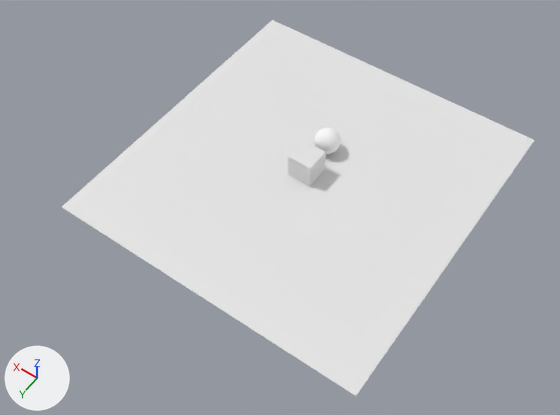
A saved change to the Blender file apps/tools/blender/X3BaseMat.blend.
One viewpoint serves both versions: a 50 mm camera at (-20.6, 32.2, 43.5) aimed at (0.1, 3.2, -2.1). Arrows for +X, +Y and +Z are at lower left; the lights stay in place. The picture after the commit comes second.

The older version as bpy lines, for what is in view:
```python
ob_cube = bpy.data.objects.new('Cube', me_cube)
ob_cube.location = (0.0, 0.0, 0.0)
ob_plane = bpy.data.objects.new('Plane', me_plane)
ob_plane.location = (0.0, 0.0, -1.04)
ob_plane.scale = (12.6, 13.1, 1.59)
ob_sphere = bpy.data.objects.new('Sphere', me_sphere)
ob_sphere.location = (0.0, -2.79, 0.0)
ob_sphere.rotation_euler = (-0.462, -0.0653, 0.76)  # degrees (-26, -3.7, 44)
```
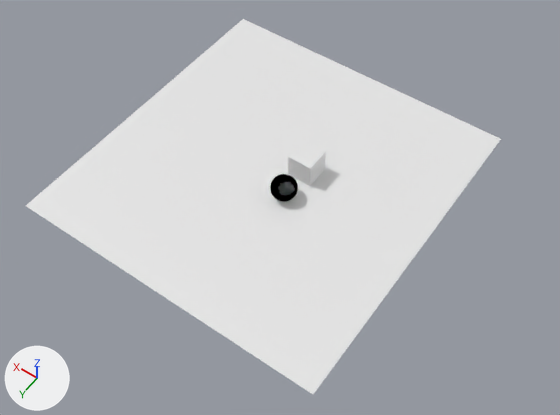
Location of each change, [x1, y1, x2, y2] in pixels of the pictures (560 x 415 px):
'Plane', moved
    before: [62, 20, 534, 396]
    after: [26, 19, 501, 394]
'Sphere', recoloured, surface changed
    both: [270, 128, 340, 202]

Diff of the bpy script that builds the scene:
```diff
--- a/apps/tools/blender/X3BaseMat.blend.py
+++ b/apps/tools/blender/X3BaseMat.blend.py
@@ ng_x3unpacknormalrg @@
 ng_x3unpacknormalrg = bpy.data.node_groups.new('X3UnpackNormalRG', 'ShaderNodeTree')
-# nodes: CombineXYZ, MapRange x3, Math x5, SeparateXYZ
+# nodes: CombineXYZ, MapRange x3, Math x7, SeparateXYZ
@@ ng_x3vegetation @@
+ng_x3vegetation = bpy.data.node_groups.new('X3Vegetation', 'ShaderNodeTree')
+# nodes: BsdfPrincipled, Clamp, CombineXYZ, Group, MapRange, Math, Mix, NormalMap, SeparateXYZ, VectorMath, VertexColor
+# colours: white #ffffff, blue #bcbcff, mixed with the vertex colours
@@ ng_blendmode @@
+ng_blendmode = bpy.data.node_groups.new('BlendMode', 'ShaderNodeTree')
+# nodes: Mix
+# colours: black #000000, grey #bcbcbc
@@ ng_indexswitch @@
+ng_indexswitch = bpy.data.node_groups.new('IndexSwitch', 'ShaderNodeTree')
+# nodes: Math, Mix
+# colours: white #e7e7e7
@@ ng_mix @@
+ng_mix = bpy.data.node_groups.new('Mix', 'ShaderNodeTree')
+# nodes: Mix
+# colours: white #e7e7e7, grey #bcbcbc
@@ ng_x3reoritatednormals @@
+ng_x3reoritatednormals = bpy.data.node_groups.new('X3ReoritatedNormals', 'ShaderNodeTree')
+# nodes: CombineXYZ, MapRange, Math, SeparateXYZ, VectorMath
@@ mat_x3material @@
 # nodes: Group, OutputMaterial
-# colours: grey #bcbcbc, white #ffffff, blue #bcbcff
+# colours: white #e7e7e7, white #ffffff, blue #bcbcff, black #000000, grey #8d9188, blue #00148a
@@ ob_plane @@
 ob_plane = bpy.data.objects.new('Plane', me_plane)
-ob_plane.location = (0.0, 0.0, -1.04)
+ob_plane.location = (2.17, 1.47, -0.98)
 ob_plane.scale = (12.6, 13.1, 1.59)
```
